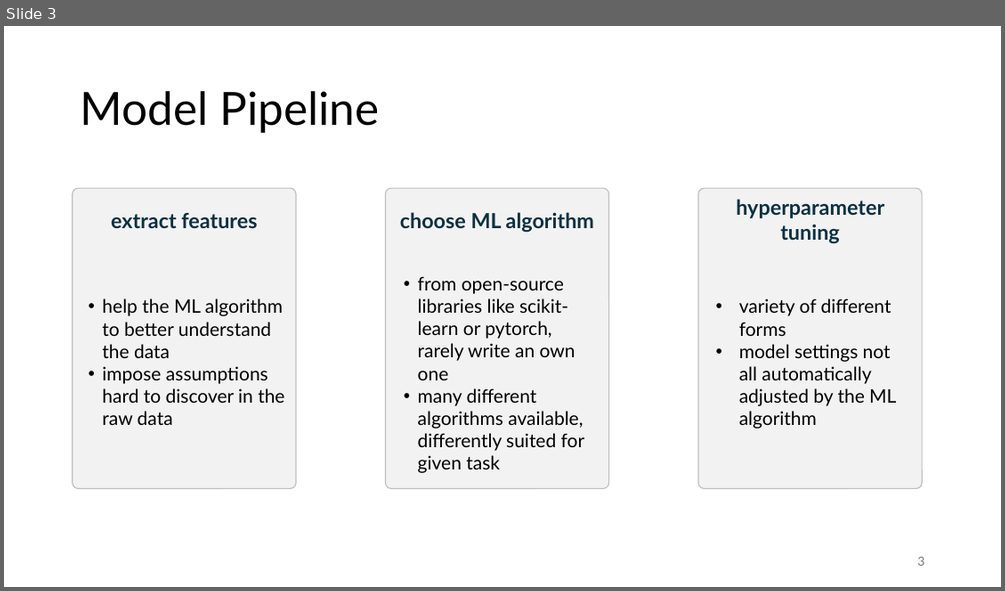
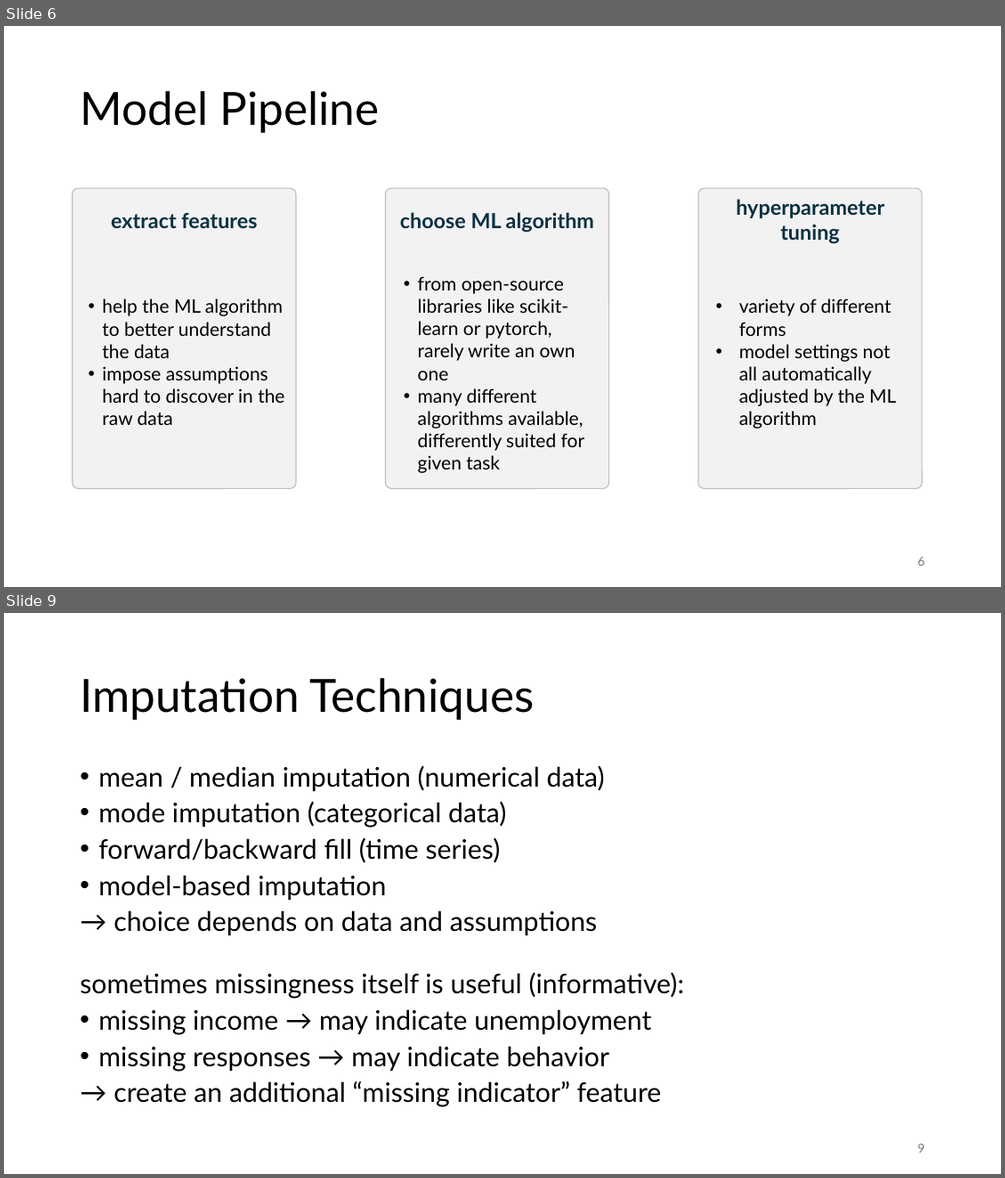
Before and after one commit to FelixWick/data_science, a slide deck: slides/6_feature_engineering.pptx. Shown one above the other, each under a label of ours: slide 3 before the commit, slides 6 and 9 after it; the slides between them are not shown. The pictures are 1005x591 and 1005x1178 pixels, drawn with LibreOffice and Linux fonts; fonts in the diff are those of the drawing. Boxes give left, top, right and bottom in pixels: in the first picture for what was removed or moved away, otherwise in the second. Text is boxed around its words. In the diff, an @@ line names an element or a change of style, - is before the commit and + after.

```diff
--- a/slides/6_feature_engineering.pptx
+++ b/slides/6_feature_engineering.pptx
@@ slide 9 added at box(4, 613, 1001, 1174), background #FFFFFF @@
@@ title added at box(80, 678, 534, 720), 44 pt, text #000000 @@
+Imputation Techniques
@@ text added at box(80, 765, 685, 1107), 25.9 pt, text #000000 @@
+• mean / median imputation (numerical data)
+• mode imputation (categorical data)
+• forward/backward fill (time series)
+• model-based imputation
+→ choice depends on data and assumptions
+sometimes missingness itself is useful (informative):
+• missing income → may indicate unemployment
+• missing responses → may indicate behavior
+→ create an additional “missing indicator” feature
@@ page number added at box(917, 1143, 924, 1152), 12 pt, text #797979 @@
+9
@@ what was slide 3 is now slide 6 @@
@@ page number at box(917, 556, 924, 565): text changed @@
-3
+6
```
Also in this commit, not shown: 11 slides changed, 26 other slides added, 11 slides removed, 2 other files.
